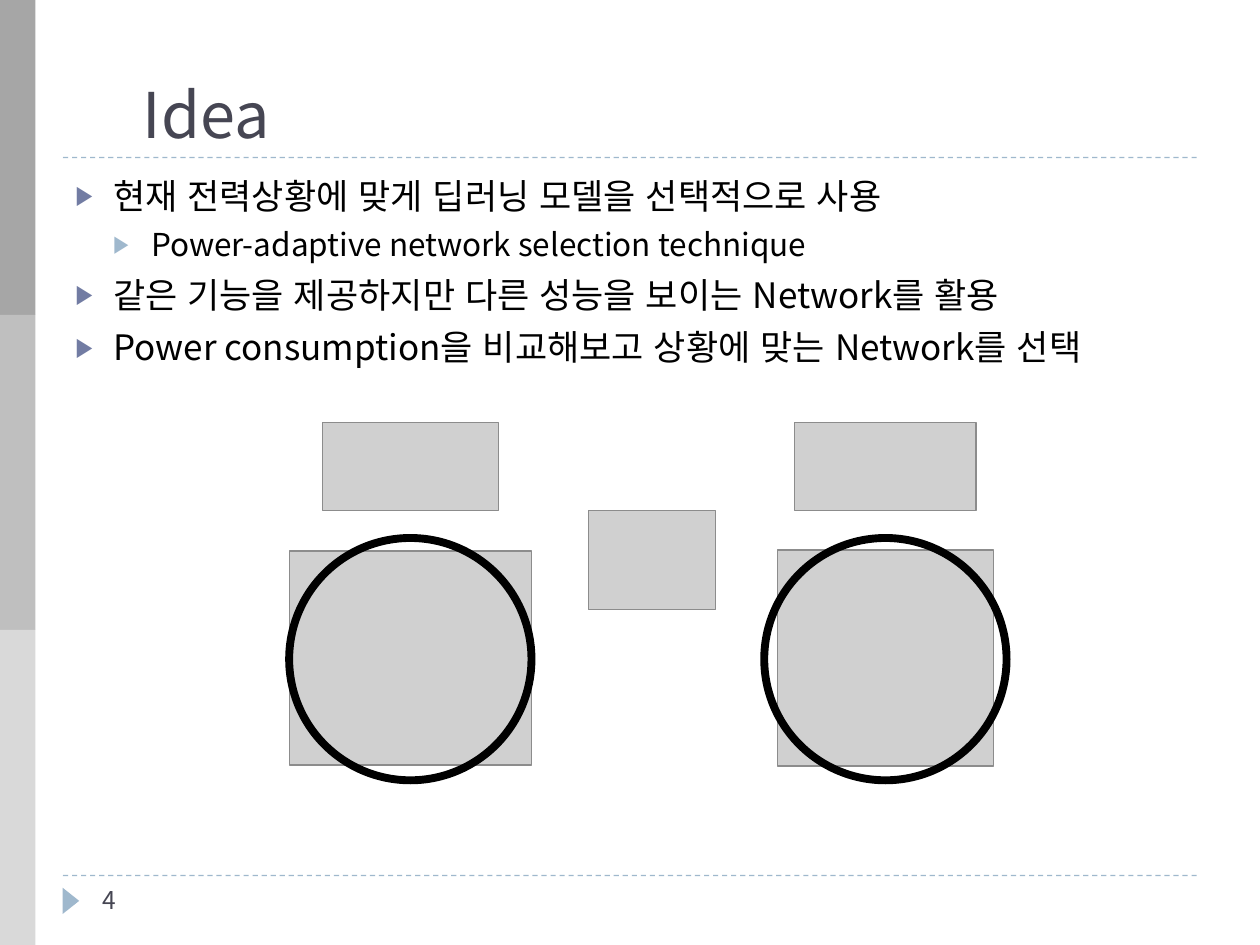
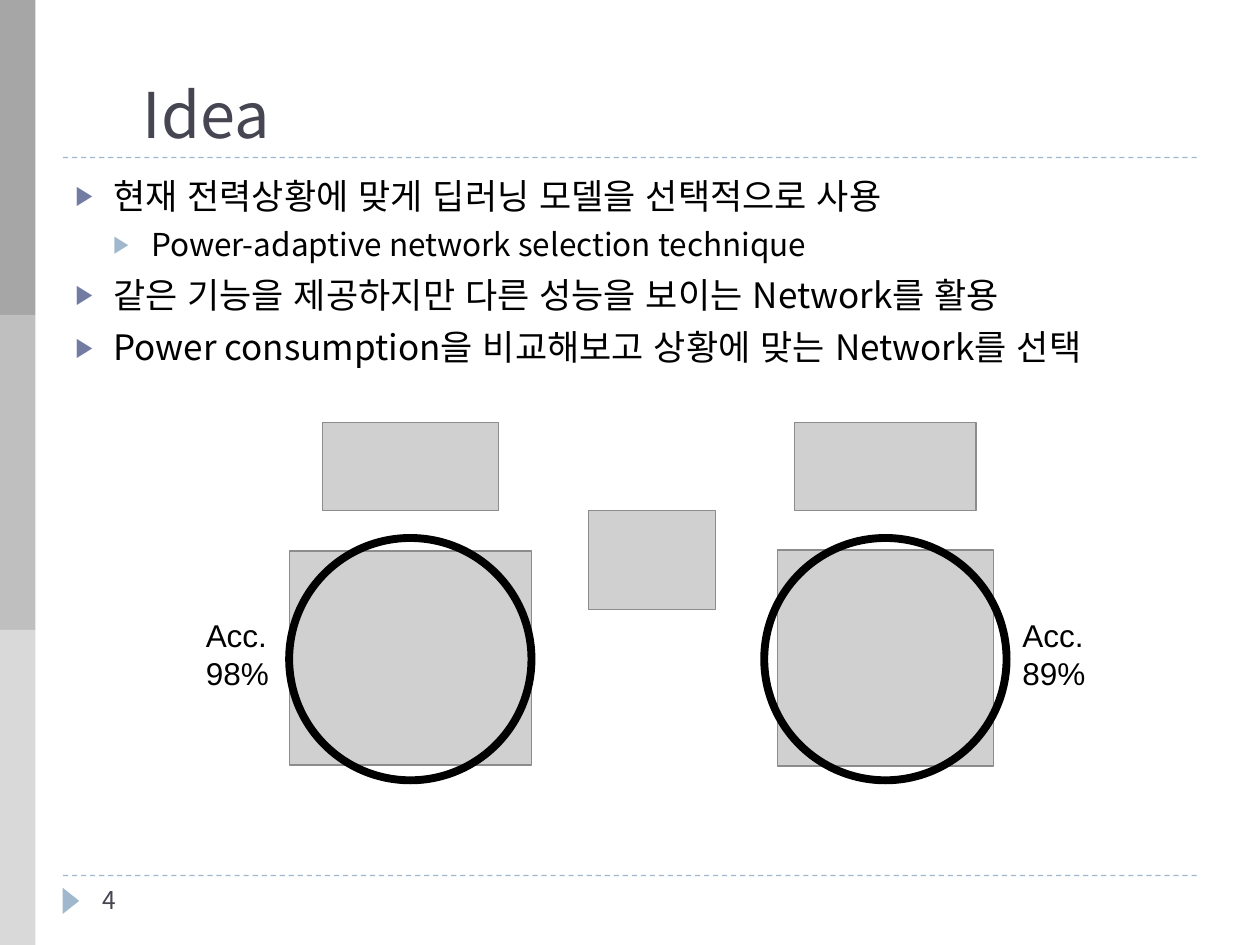
Before and after one commit to clacis91/2017_2_embedded, a slide deck: slide 4 of embedded_presentation.pptx. Drawn at 1260x945 pixels with LibreOffice and Linux fonts; fonts in the diff are those of the drawing; grey boxes stand for pictures; background and template pictures are left out. Boxes give left, top, right and bottom in pixels: in the first picture for what was removed or moved away, otherwise in the second. Text is boxed around its words. In the diff, an @@ line names an element or a change of style, - is before the commit and + after.

```diff
--- a/embedded_presentation.pptx
+++ b/embedded_presentation.pptx
@@ text added at <box>206,625,269,686</box>, 18 pt, text #000000 @@
+Acc.
+98%
@@ text added at <box>1022,625,1085,686</box>, 18 pt, text #000000 @@
+Acc.
+89%
```
Also in this commit, not shown: 6 other slides changed.
